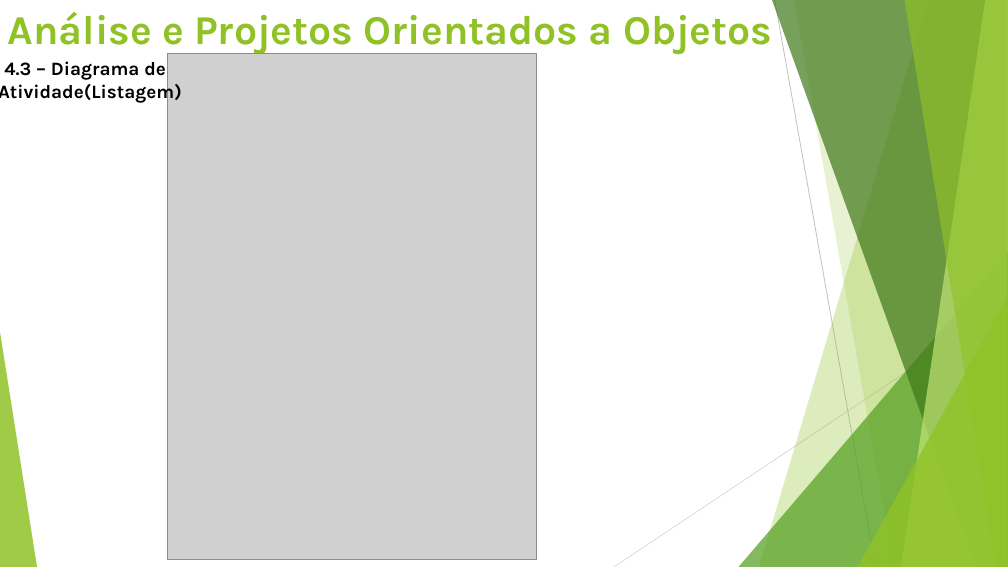
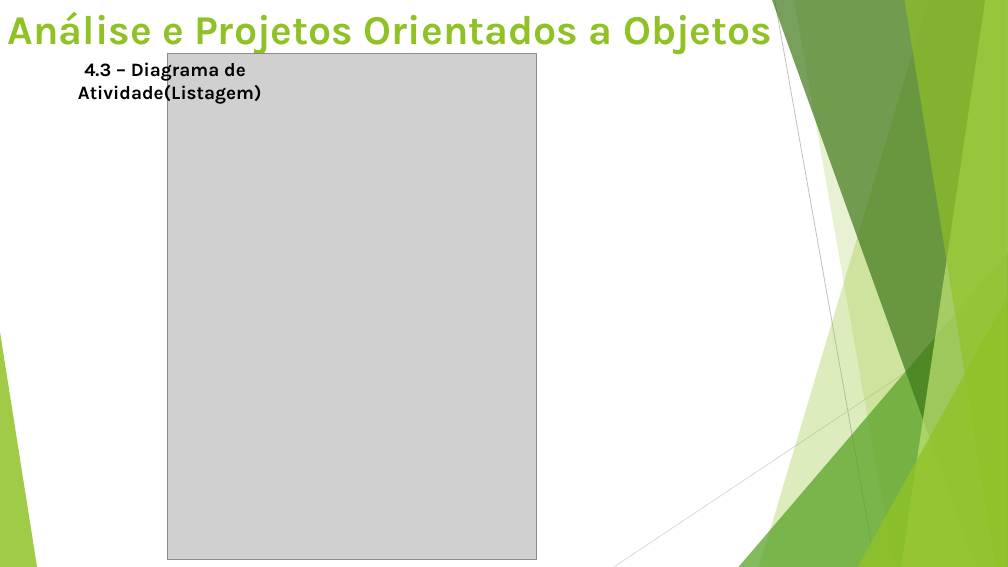
Before and after one commit to GabrielVictorino97/TrabalhoDiagramas, a slide deck: slide 10 of Apresentação.pptx (slide 9 before the commit). Drawn at 1008x567 pixels with LibreOffice and Linux fonts; fonts in the diff are those of the drawing; grey boxes stand for pictures. Boxes give left, top, right and bottom in pixels: in the first picture for what was removed or moved away, otherwise in the second. Text is boxed around its words. In the diff, an @@ line names an element or a change of style, - is before the commit and + after.

```diff
--- a/Apresentação.pptx
+++ b/Apresentação.pptx
@@ text "4.3 – Diagrama de": place and size @@
-text "4.3 – Diagrama de" at (0, 61, 182, 104)
+text "4.3 – Diagrama de" at (78, 59, 262, 105)
```
Also in this commit, not shown: 2 other slides changed, 1 slide added.
